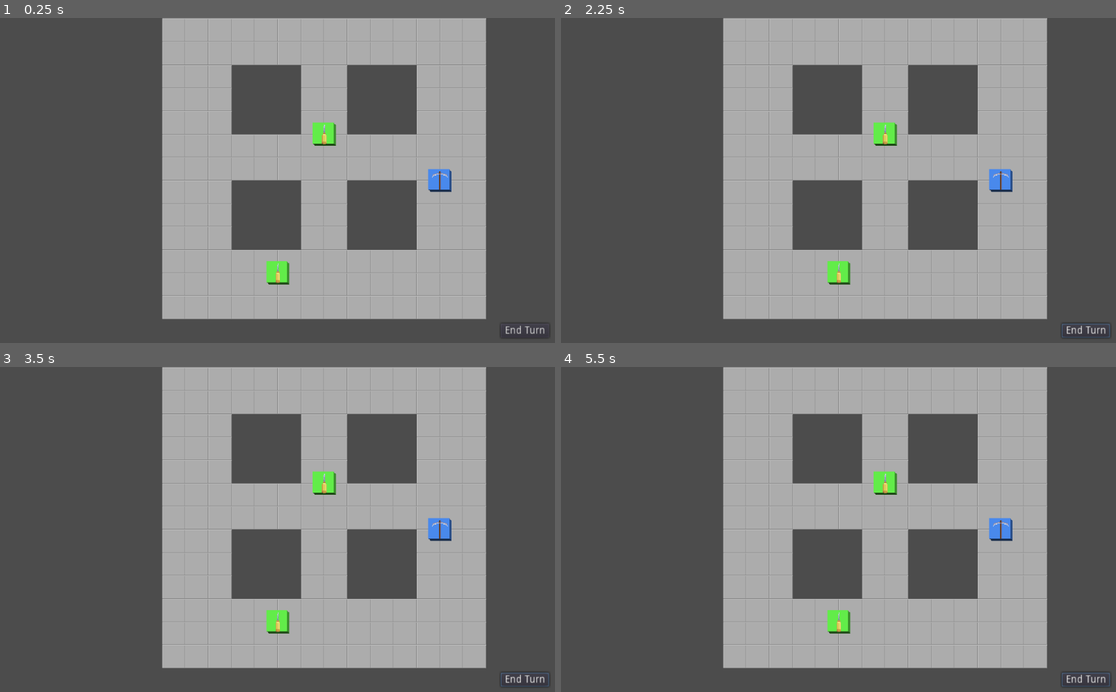
Above: before the commit, frames 1-4 (two rows, left to right).
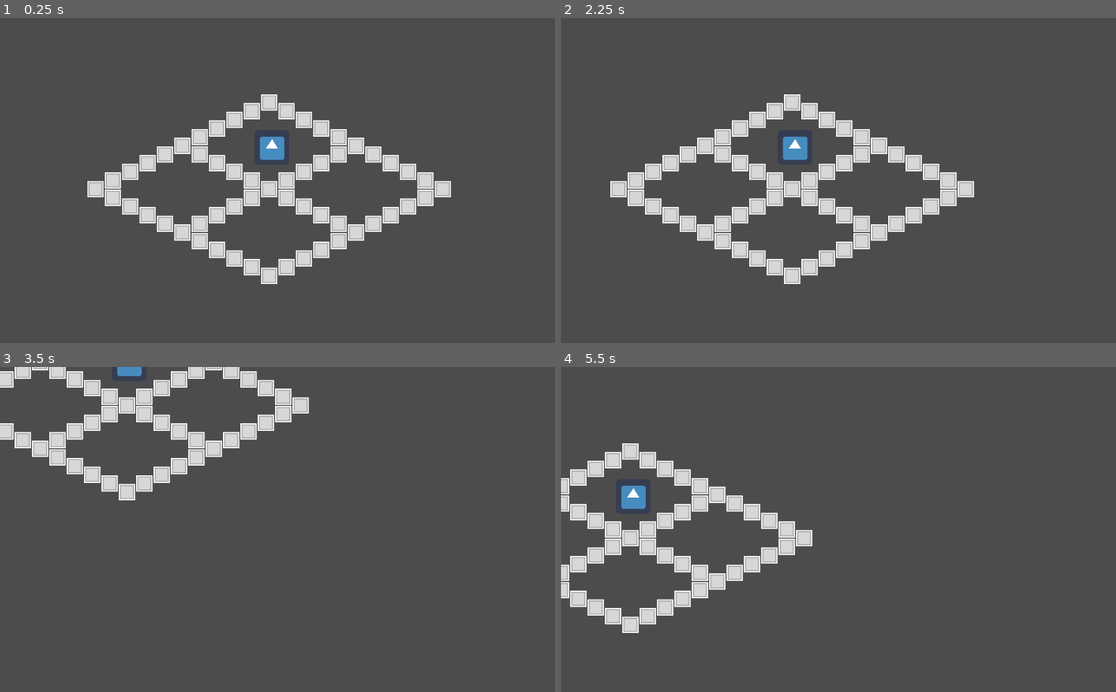
Above: after the commit, the same moments.

Repository: Henelik/HackGame
Game: Godot game, scene res://GameRoot.tscn
The game is run twice, just before and just after one commit, with the same random seed, the same clock (stepped at 60 frames per second) and the same inputs. Before the commit the project starts from res://test.tscn. The engine's default icon, where the game draws it, is replaced by a stand-in: a white triangle on a blue panel in a dark square.
Inputs (mouse positions are in pixels of both pictures, inside the frame that each line leads up to):
- Up to frame 1 (0.25 s): no input
- Up to frame 2 (2.25 s): click (832, 148) at 0.52 s; click (1088, 330) at 1.25 s, where only the run before the commit has a clickable "End Turn"; tap Enter at 2 s; move the mouse to (882, 135) at 2.02 s; hold Right (ui_right) from 2.03 s (still down); click (882, 135) at 2.17 s
- Up to frame 3 (3.5 s): move the mouse to (277, 620) at 2.77 s; release Right (ui_right) at 2.78 s; hold Down (ui_down) from 2.78 s (still down); click (277, 620) at 2.92 s
- Up to frame 4 (5.5 s): move the mouse to (999, 529) at 3.52 s; release Down (ui_down) at 3.53 s; hold Right (ui_right) 3.53-4.28 s; click (999, 529) at 3.67 s; move the mouse to (810, 594) at 4.27 s; hold Up (ui_up) 4.28-5.03 s; click (810, 594) at 4.42 s; move the mouse to (1005, 578) at 5.02 s; hold Left (ui_left) from 5.03 s (still down)

The runs differ from the first frame. In frame 1, 46% of the frame differs, in the area x 15-99%, y 0-99%; in frame 2, 47%; in frame 3, 47%; in frame 4, 49%, in the area x 0-99%, y 0-99%.
Error before the commit: Parse Error: Variable "p" already defined in the scope (at line 93). (res://Scripts/CameraController.gd:116)

Commit message:
Added overworld scene and camera

Diff:
--- a/Databattle/DatabattleCamera.tscn
+++ b/Databattle/DatabattleCamera.tscn
@@ -1,12 +1,13 @@
-[gd_scene load_steps=2 format=2]
+[gd_scene load_steps=3 format=2]
 
 [ext_resource path="res://Scripts/CameraController.gd" type="Script" id=1]
+[ext_resource path="res://Scripts/CurrentCam.gd" type="Script" id=2]
 
 [node name="CamControl" type="KinematicBody2D"]
 collision_layer = 0
 collision_mask = 0
 script = ExtResource( 1 )
-playerTypes = [ 0, 1 ]
+playerTypes = [ 1, 1 ]
 
 [node name="Camera2D" type="Camera2D" parent="."]
 z_index = 100
@@ -16,6 +17,7 @@
 drag_margin_top = 0.0
 drag_margin_right = 0.0
 drag_margin_bottom = 0.0
+script = ExtResource( 2 )
 
 [node name="EndTurnButton" type="Button" parent="Camera2D"]
 margin_left = 308.477
--- /dev/null
+++ b/GameRoot.tscn
@@ -0,0 +1,7 @@
+[gd_scene load_steps=2 format=2]
+
+[ext_resource path="res://Scripts/GameRoot.gd" type="Script" id=1]
+
+
+[node name="GameRoot" type="Node2D"]
+script = ExtResource( 1 )
--- /dev/null
+++ b/Overworlds/NetNode.gd
@@ -0,0 +1,9 @@
+extends Node2D
+
+export (String, FILE, "*.tscn") var battleScenePath
+
+func _ready():
+	pass
+
+func _on_pressed():
+	pass # Replace with function body.
--- /dev/null
+++ b/Overworlds/NetNode.tscn
@@ -0,0 +1,14 @@
+[gd_scene load_steps=3 format=2]
+
+[ext_resource path="res://Overworlds/NetNode.gd" type="Script" id=1]
+[ext_resource path="res://icon.png" type="Texture" id=2]
+
+[node name="NetNode" type="Node2D"]
+script = ExtResource( 1 )
+
+[node name="Button" type="TextureButton" parent="."]
+margin_right = 65.0
+margin_bottom = 65.0
+texture_normal = ExtResource( 2 )
+
+[connection signal="pressed" from="Button" to="." method="_on_pressed"]
--- /dev/null
+++ b/Overworlds/OverworldCam.gd
@@ -0,0 +1,12 @@
+extends KinematicBody2D
+
+var velocity = Vector2()
+var speed = 350
+
+func _ready():
+	pass
+
+func _physics_process(delta):
+	velocity.x = int(Input.is_action_pressed("ui_right"))-int(Input.is_action_pressed("ui_left"))
+	velocity.y = int(Input.is_action_pressed("ui_down"))-int(Input.is_action_pressed("ui_up"))
+	move_and_slide(velocity.normalized() * speed)
--- /dev/null
+++ b/Overworlds/OverworldCam.tscn
@@ -0,0 +1,14 @@
+[gd_scene load_steps=3 format=2]
+
+[ext_resource path="res://Overworlds/OverworldCam.gd" type="Script" id=1]
+[ext_resource path="res://Scripts/CurrentCam.gd" type="Script" id=2]
+
+[node name="OverworldCam" type="KinematicBody2D"]
+script = ExtResource( 1 )
+
+[node name="Camera2D" type="Camera2D" parent="."]
+drag_margin_left = 0.0
+drag_margin_top = 0.0
+drag_margin_right = 0.0
+drag_margin_bottom = 0.0
+script = ExtResource( 2 )
--- /dev/null
+++ b/Overworlds/OverworldTest.tscn
@@ -0,0 +1,19 @@
+[gd_scene load_steps=4 format=2]
+
+[ext_resource path="res://battle_tileset.tres" type="TileSet" id=1]
+[ext_resource path="res://Overworlds/NetNode.tscn" type="PackedScene" id=2]
+[ext_resource path="res://Overworlds/OverworldCam.tscn" type="PackedScene" id=3]
+
+[node name="Overworld" type="Node2D"]
+
+[node name="TileMap" type="TileMap" parent="."]
+mode = 1
+tile_set = ExtResource( 1 )
+cell_size = Vector2( 64, 32 )
+format = 1
+tile_data = PoolIntArray( -262149, 0, 0, -262148, 0, 0, -262147, 0, 0, -262146, 0, 0, -262145, 0, 0, -327680, 0, 0, -327679, 0, 0, -327678, 0, 0, -327677, 0, 0, -327676, 0, 0, -327675, 0, 0, -196613, 0, 0, -262144, 0, 0, -262139, 0, 0, -131077, 0, 0, -196608, 0, 0, -196603, 0, 0, -65541, 0, 0, -131072, 0, 0, -131067, 0, 0, -5, 0, 0, -65536, 0, 0, -65531, 0, 0, 65531, 0, 0, 65532, 0, 0, 65533, 0, 0, 65534, 0, 0, 65535, 0, 0, 0, 0, 0, 1, 0, 0, 2, 0, 0, 3, 0, 0, 4, 0, 0, 5, 0, 0, 131067, 0, 0, 65536, 0, 0, 65541, 0, 0, 196603, 0, 0, 131072, 0, 0, 131077, 0, 0, 262139, 0, 0, 196608, 0, 0, 196613, 0, 0, 327675, 0, 0, 262144, 0, 0, 262149, 0, 0, 393211, 0, 0, 393212, 0, 0, 393213, 0, 0, 393214, 0, 0, 393215, 0, 0, 327680, 0, 0, 327681, 0, 0, 327682, 0, 0, 327683, 0, 0, 327684, 0, 0, 327685, 0, 0 )
+
+[node name="NetNode" parent="." instance=ExtResource( 2 )]
+position = Vector2( -43.0829, -93.3169 )
+
+[node name="OverworldCam" parent="." instance=ExtResource( 3 )]
--- a/Scripts/BattleMap.gd
+++ b/Scripts/BattleMap.gd
@@ -19,11 +19,9 @@
 					moveMap[Vector2(t.tileX, t.tileY)] = 2
 		if Vector2(p.tileX, p.tileY) in moveList:
 			moveList.erase(Vector2(p.tileX, p.tileY))
-			moveMap[Vector2(p.tileX, p.tileY)] = 1000
 		for t in p.tailSectors:
 			if Vector2(t.tileX, t.tileY) in moveList:
 				moveList.erase(Vector2(t.tileX, t.tileY))
-				moveMap[Vector2(t.tileX, t.tileY)] = 1000
 	for i in moveList:
 		moveMap[i] = 1
 
--- /dev/null
+++ b/Scripts/CurrentCam.gd
@@ -0,0 +1,4 @@
+extends Camera2D
+
+func _ready():
+	current = true
--- /dev/null
+++ b/Scripts/GameRoot.gd
@@ -0,0 +1,8 @@
+extends Node2D
+
+var currentOverworld
+var currentBattle
+
+func _ready():
+	currentOverworld = load("res://Overworlds/OverworldTest.tscn").instance()
+	add_child(currentOverworld)
--- a/Scripts/cameraController.gd
+++ b/Scripts/cameraController.gd
@@ -123,6 +123,7 @@
 
 func endGame():
 	get_node("Camera2D/EndTurnButton").visible = false
+	get_node("Camera2D/ActionButtons").visible = false
 	print("GAME OVER")
 
 func currentPlayerType():
--- a/Scripts/programHead.gd
+++ b/Scripts/programHead.gd
@@ -7,7 +7,7 @@
 export(String) var progName
 export(Color) var col
 export(int) var owningPlayerId
-export(Array, String) var abilityRefs
+export(Array, String, FILE, "*.tscn") var abilityRefs
 export(String, FILE, "*.png") var iconPath
 
 var levelRef = "../BattleMap"
--- a/project.godot
+++ b/project.godot
@@ -16,7 +16,7 @@
 [application]
 
 config/name="HackGame"
-run/main_scene="res://test.tscn"
+run/main_scene="res://GameRoot.tscn"
 config/icon="res://icon.png"
 
 [display]
